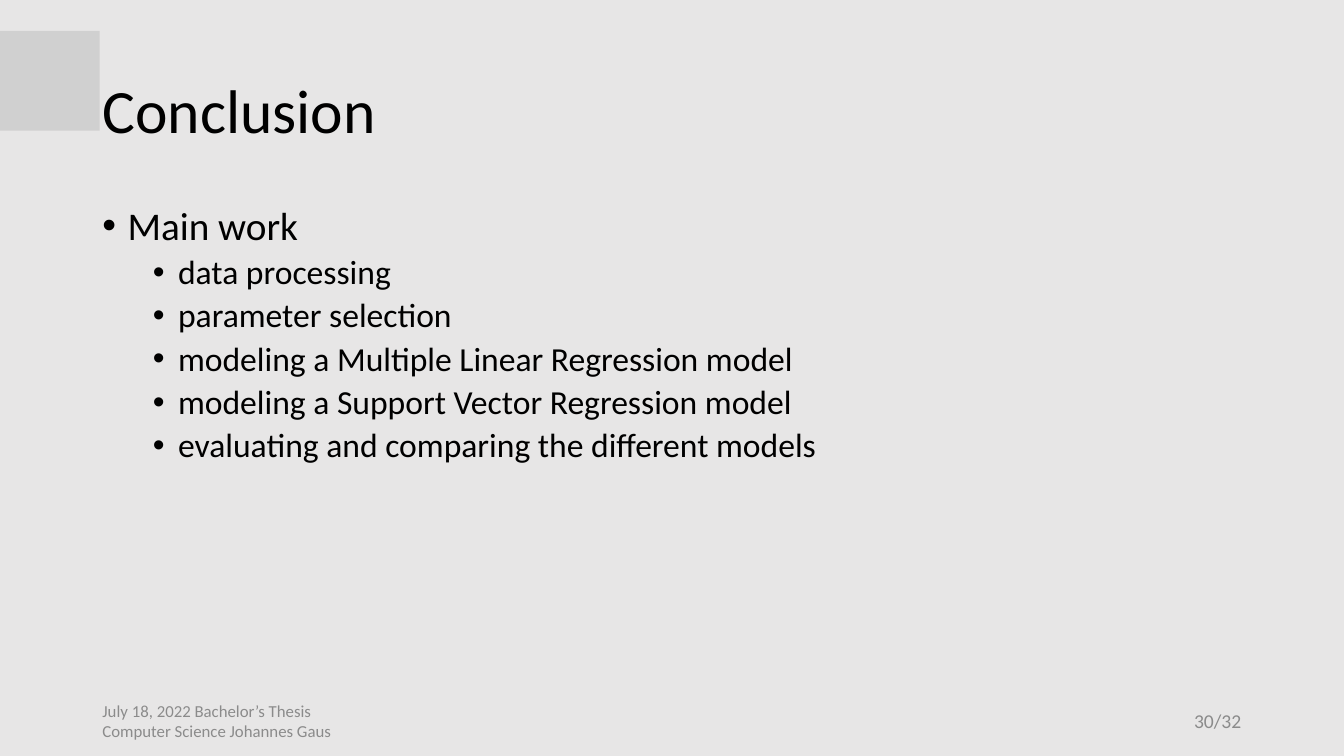
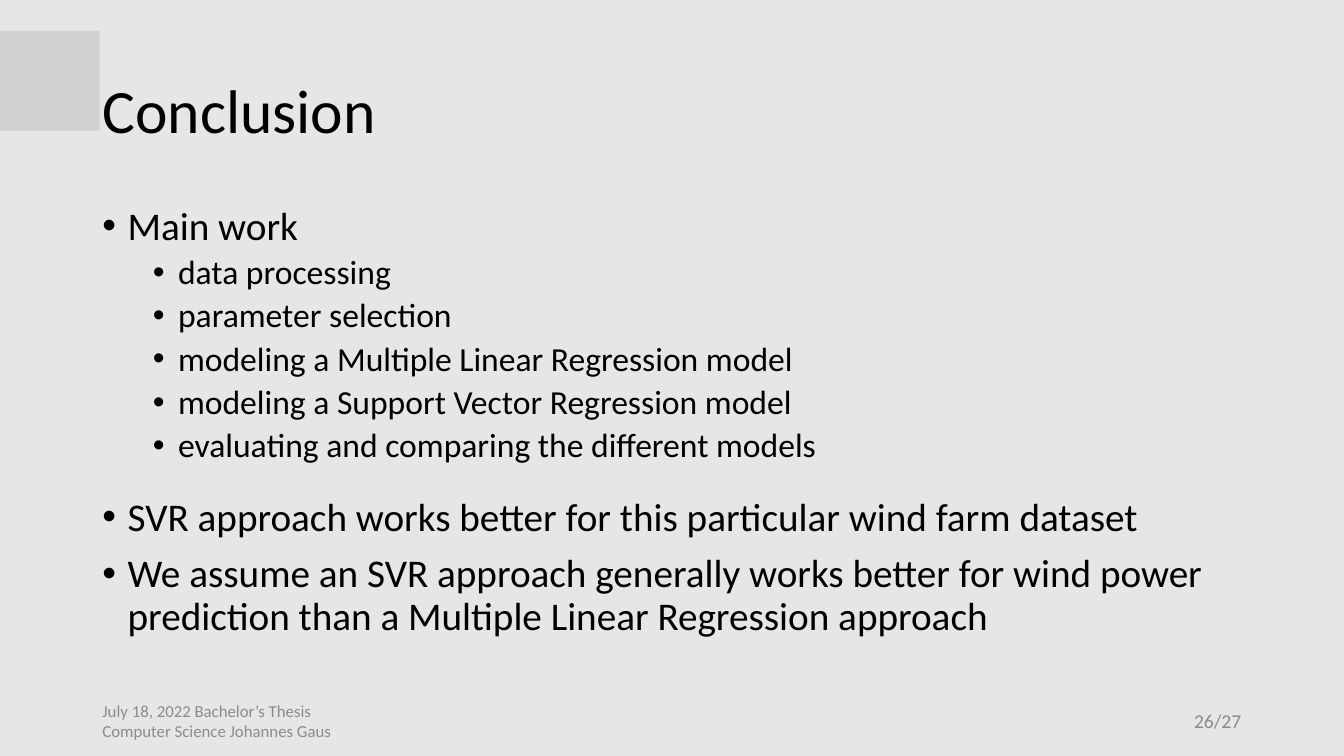
Before and after one commit to jo997/BA-WindPowerForecasting, a slide deck: slide 26 of thesis work/Thesis Defense/Thesis Defense.pptx (slide 30 before the commit). Drawn at 1344x756 pixels with LibreOffice and Linux fonts; fonts in the diff are those of the drawing; grey boxes stand for pictures. Boxes give left, top, right and bottom in pixels: in the first picture for what was removed or moved away, otherwise in the second. Text is boxed around its words. In the diff, an @@ line names an element or a change of style, - is before the commit and + after.

```diff
--- a/thesis work/Thesis Defense/Thesis Defense.pptx
+++ b/thesis work/Thesis Defense/Thesis Defense.pptx
@@ text added at [128, 503, 1202, 637], 28 pt, text #000000 @@
+• SVR approach works better for this particular wind farm dataset
+• We assume an SVR approach generally works better for wind power prediction than a Multiple Linear Regression approach
@@ page number at [1194, 714, 1241, 729]: text changed @@
-30/32
+26/27
```
Also in this commit, not shown: 13 other slides changed, 5 slides removed, 2 other files.
